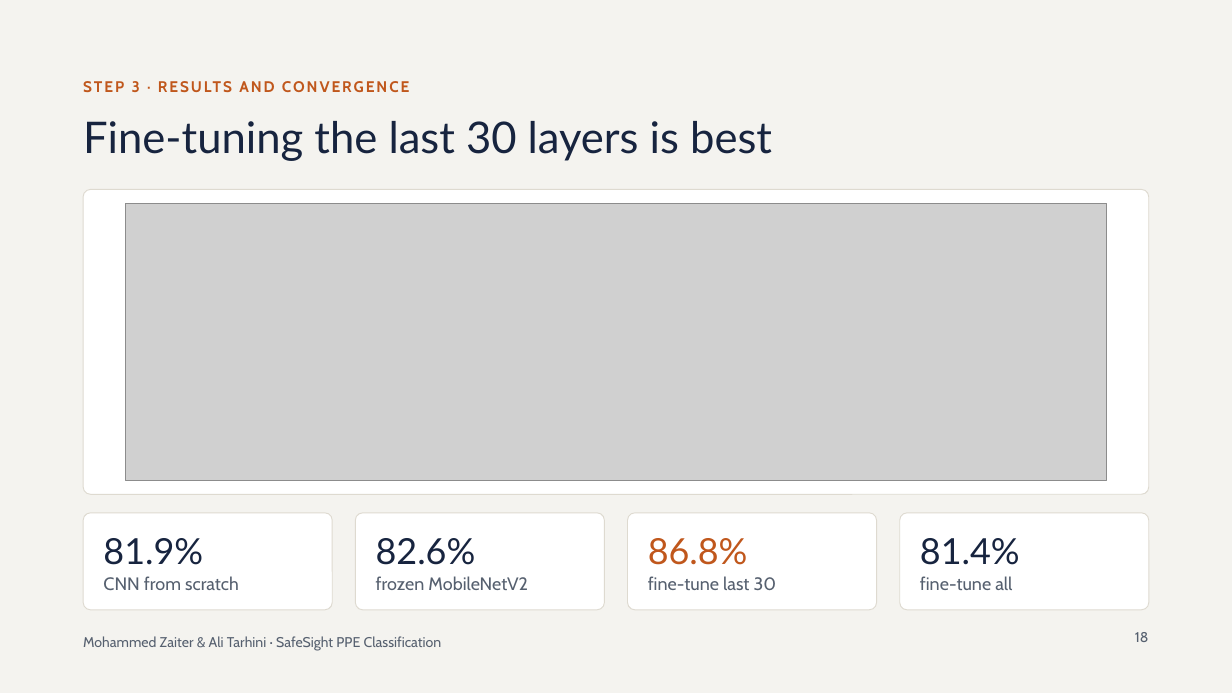
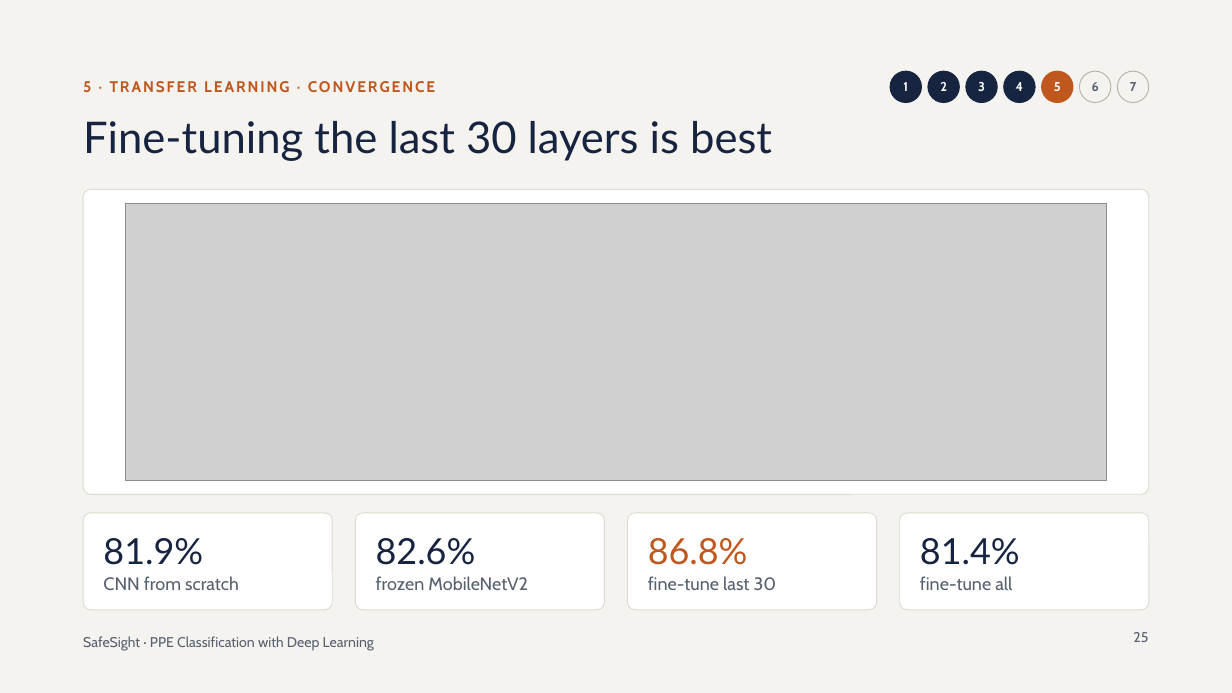
Before and after one commit to MohammedZaiter/Neural-Networks-and-Deep-Learning, a slide deck: slide 25 of Presentation/SafeSight_PPE_Deep_Learning.pptx (slide 18 before the commit). Drawn at 1232x693 pixels with LibreOffice and Linux fonts; fonts in the diff are those of the drawing; grey boxes stand for pictures. Boxes give left, top, right and bottom in pixels: in the first picture for what was removed or moved away, otherwise in the second. Text is boxed around its words. In the diff, an @@ line names an element or a change of style, - is before the commit and + after.

```diff
--- a/Presentation/SafeSight_PPE_Deep_Learning.pptx
+++ b/Presentation/SafeSight_PPE_Deep_Learning.pptx
@@ text at [83,81,435,92]: text changed @@
-STEP 3 · RESULTS AND CONVERGENCE
+5 · TRANSFER LEARNING · CONVERGENCE
@@ ellipse added at [890,71,921,103], fill #17243F, outline #17243F 0.75 pt @@
@@ text added at [903,82,908,91], 10 pt, text #FFFFFF, bold @@
+1
@@ ellipse added at [928,71,959,103], fill #17243F, outline #17243F 0.75 pt @@
@@ text added at [940,82,947,91], 10 pt, text #FFFFFF, bold @@
+2
@@ ellipse added at [966,71,997,103], fill #17243F, outline #17243F 0.75 pt @@
@@ text added at [978,82,985,91], 10 pt, text #FFFFFF, bold @@
+3
@@ ellipse added at [1004,71,1035,103], fill #17243F, outline #17243F 0.75 pt @@
@@ text added at [1016,82,1023,91], 10 pt, text #FFFFFF, bold @@
+4
@@ ellipse added at [1042,71,1073,103], fill #C0571C, outline #C0571C 0.75 pt @@
@@ text added at [1054,82,1061,91], 10 pt, text #FFFFFF, bold @@
+5
@@ ellipse added at [1080,71,1111,103], fill #F4F3EF, outline #B9B4A8 0.75 pt @@
@@ text added at [1092,82,1099,91], 10 pt, text #56606F, bold @@
+6
@@ ellipse added at [1117,71,1149,103], fill #F4F3EF, outline #B9B4A8 0.75 pt @@
@@ text added at [1130,82,1137,91], 10 pt, text #56606F, bold @@
+7
@@ text at [83,636,374,651]: text changed @@
-Mohammed Zaiter & Ali Tarhini · SafeSight PPE Classification
+SafeSight · PPE Classification with Deep Learning
@@ page number at [1133,632,1148,642]: text changed @@
-18
+25
```
Also in this commit, not shown: 22 other slides changed, 10 slides added.
